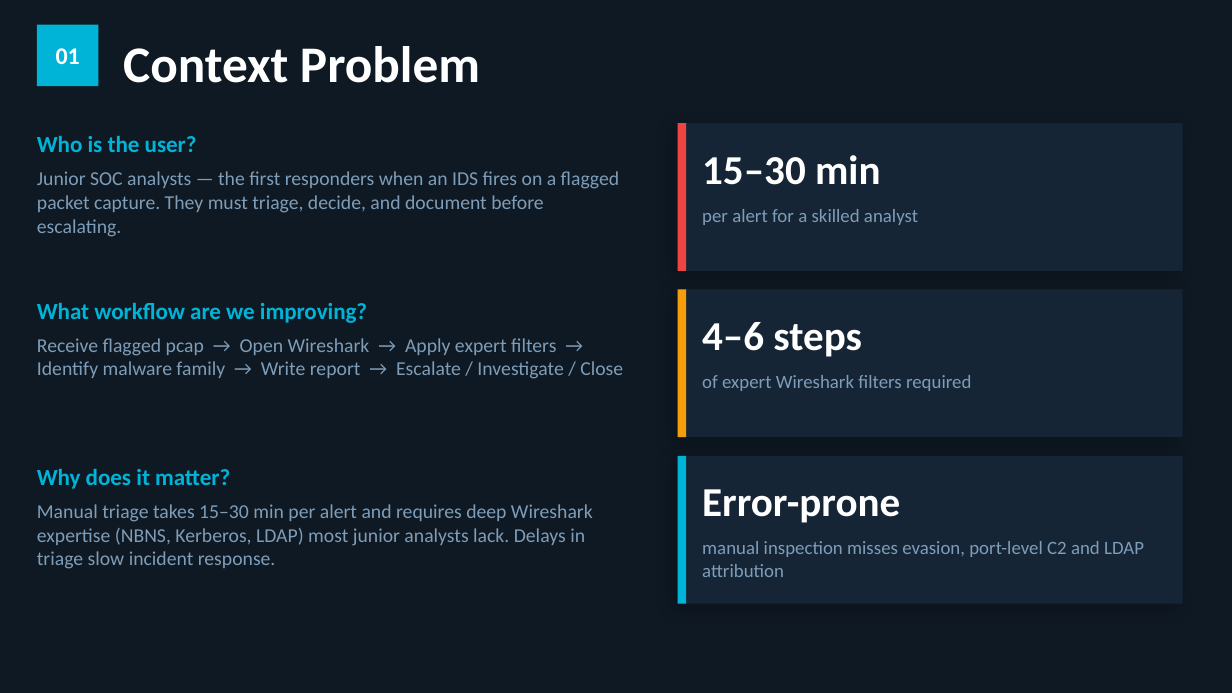
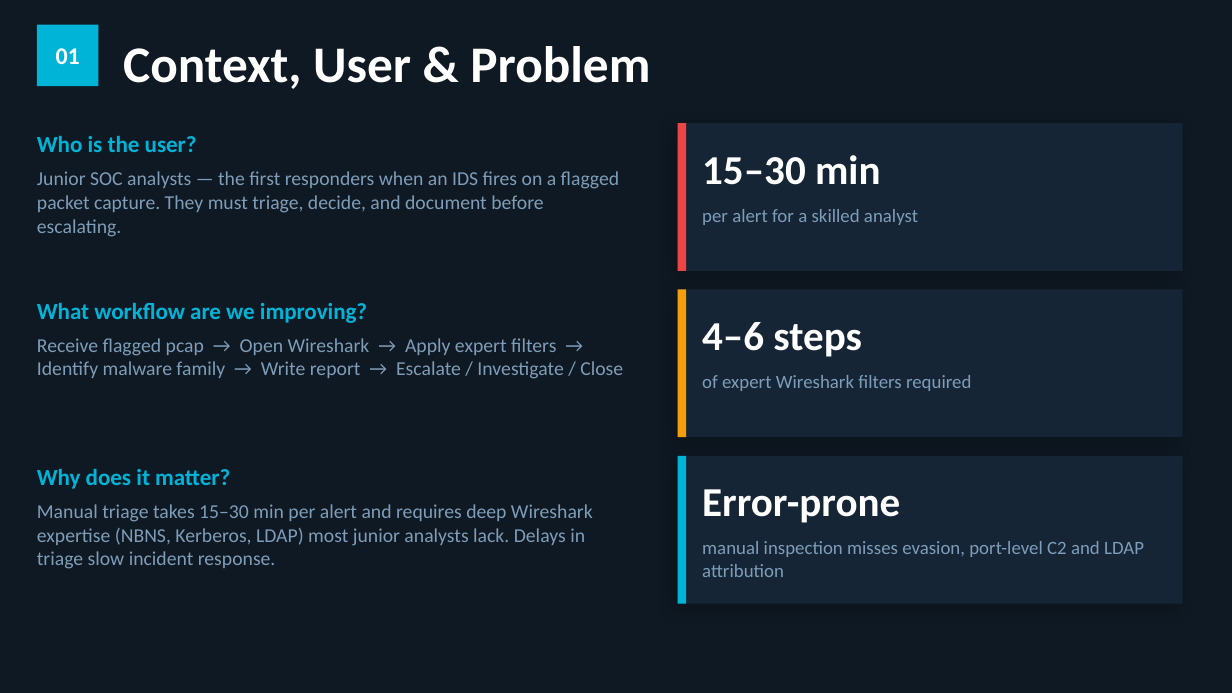
Before and after one commit to dRam51/soc-triage-assistant, a slide deck: slide 2 of soc-triage-presentation.pptx (slide 1 before the commit). Drawn at 1232x693 pixels with LibreOffice and Linux fonts; fonts in the diff are those of the drawing. Boxes give left, top, right and bottom in pixels: in the first picture for what was removed or moved away, otherwise in the second. Text is boxed around its words. In the diff, an @@ line names an element or a change of style, - is before the commit and + after.

```diff
--- a/soc-triage-presentation.pptx
+++ b/soc-triage-presentation.pptx
@@ text at <box>123,46,650,89</box>: text changed @@
-Context Problem
+Context, User & Problem
```
Also in this commit, not shown: 2 other slides changed, 1 slide added.
